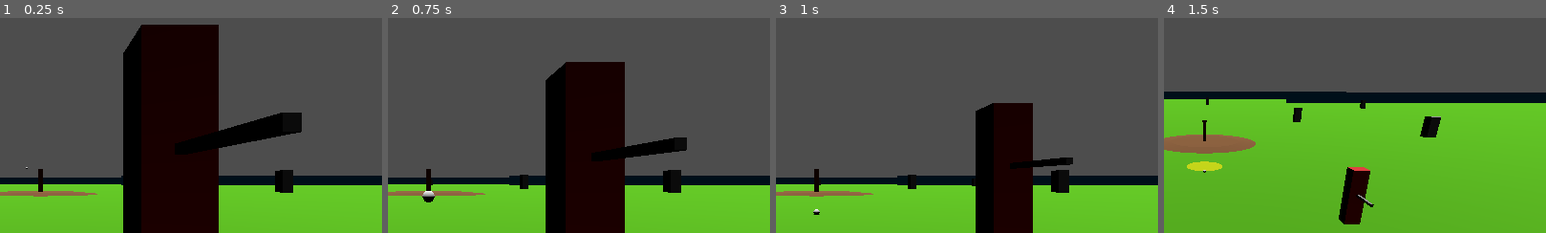
Above: before the commit, frames 1-4 (left to right).
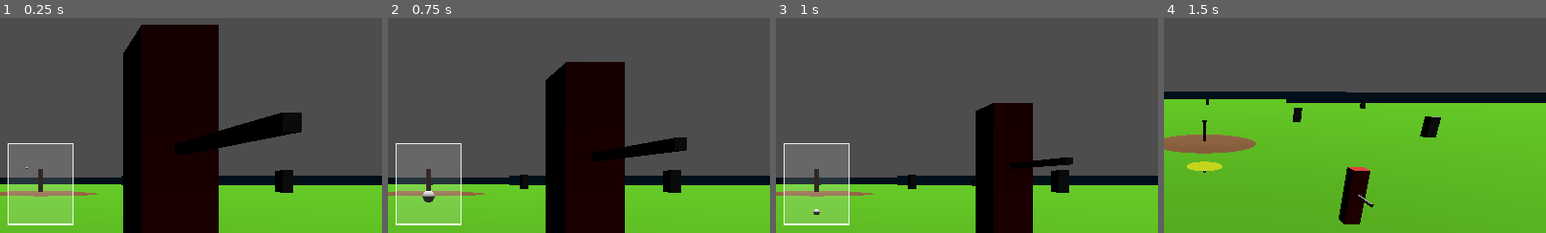
Above: after the commit, the same moments.

Repository: faintdeception/BaseballRivals_GD
Game: Godot game, scene res://gameplay/gameplay.tscn
The game is run twice, just before and just after one commit, with the same random seed, the same clock (stepped at 60 frames per second) and the same inputs.
Inputs (mouse positions are % of the whole screen's width and height, from its top left):
- Up to frame 1 (0.25 s): no input
- Up to frame 2 (0.75 s): tap Enter at 0.5 s; move the mouse to (72, 45) at 0.52 s; hold D from 0.53 s (still down); tap 1 at 0.6 s; click (72, 45) at 0.67 s
- Up to frame 3 (1 s): keep holding D; tap Space at 0.77 s
- Up to frame 4 (1.5 s): release D at 1.25 s; drag from (30, 55) to (45, 70) at 1.27 s
The pictures show only the part of the screen within x 45-95%, y 12-62%; the shares and areas given below are measured in that part.

The runs differ from the first frame. In frame 1, 6.6% of the frame differs, in the area x 2-20%, y 58-97%; in frame 2, 6.5%; in frame 3, 6.6%; in frame 4, nothing differs.

Commit message:
Implement strike zone UI and CPU targeting functionality

Diff:
--- a/gameplay/actors/batter.gd
+++ b/gameplay/actors/batter.gd
@@ -121,3 +121,11 @@
 		EventBus.ball_hit.emit(baseball)
 	else:
 		GameState.record_strike()
+
+
+## Strike zone in world space, anchored to home plate rather than the (possibly running) batter.
+func get_strike_zone() -> AABB:
+	return AABB(
+		plate_position + Vector3(-data.zone_half_width, data.zone_bottom_y, -0.1),
+		Vector3(data.zone_half_width * 2.0, data.zone_top_y - data.zone_bottom_y, 0.2)
+	)
--- a/gameplay/actors/batter_data.gd
+++ b/gameplay/actors/batter_data.gd
@@ -12,3 +12,7 @@
 @export var swing_trigger_z: float
 ## Contact launch angle in degrees. 0 = flat line drive, 30 = lazy fly, 45 = popup.
 @export var launch_angle_degrees: float = 12.0
+## Strike zone in world space, relative to home plate.
+@export var zone_half_width: float = 0.22
+@export var zone_bottom_y: float = 0.5
+@export var zone_top_y: float = 1.05
--- a/gameplay/gameplay.tscn
+++ b/gameplay/gameplay.tscn
@@ -13,6 +13,7 @@
 [ext_resource type="PackedScene" path="res://gameplay/actors/runner.tscn" id="11_runner"]
 [ext_resource type="Script" path="res://gameplay/directors/base_manager.gd" id="12_basemanager"]
 [ext_resource type="PackedScene" path="res://gameplay/ui/score_hud.tscn" id="13_scorehud"]
+[ext_resource type="PackedScene" path="res://gameplay/ui/strike_zone.tscn" id="14_strikezone"]
 
 [sub_resource type="StandardMaterial3D" id="StandardMaterial3D_aunk2"]
 albedo_color = Color(0.301783, 0.651574, 0, 1)
@@ -236,3 +237,9 @@
 [node name="DebugHit" type="Node" parent="." node_paths=PackedStringArray("baseball")]
 script = ExtResource("4_dbghit")
 baseball = NodePath("../Actors/Baseball")
+
+[node name="StrikeZone" parent="." instance=ExtResource("14_strikezone")]
+
+[node name="Zone" parent="StrikeZone" index="0" node_paths=PackedStringArray("batter_cam", "batter")]
+batter_cam = NodePath("../../Cameras/BatterCam")
+batter = NodePath("../../Actors/Batter")
--- /dev/null
+++ b/gameplay/ui/strike_zone.gd
@@ -0,0 +1,40 @@
+extends Control
+
+@export var batter_cam: Camera3D
+@export var batter: Node3D
+@export var fill_color: Color = Color(1, 1, 1, 0.15)
+@export var outline_color: Color = Color(1, 1, 1, 0.9)
+@export var outline_width: float = 2.0
+
+var _rect := Rect2()
+var _visible_zone := false
+
+
+func _process(_delta: float) -> void:
+	_visible_zone = _update_rect()
+	queue_redraw()
+
+
+# Projects the zone's 8 corners and stores their screen-space bounds. False if it can't be shown.
+func _update_rect() -> bool:
+	if batter_cam == null or batter == null or not batter_cam.current or batter.data == null:
+		return false
+	var box: AABB = batter.get_strike_zone()
+	var min_p := Vector2(INF, INF)
+	var max_p := Vector2(-INF, -INF)
+	for i in 8:
+		var corner := box.get_endpoint(i)
+		if batter_cam.is_position_behind(corner):
+			return false
+		var s := batter_cam.unproject_position(corner)
+		min_p = Vector2(minf(min_p.x, s.x), minf(min_p.y, s.y))
+		max_p = Vector2(maxf(max_p.x, s.x), maxf(max_p.y, s.y))
+	_rect = Rect2(min_p, max_p - min_p)
+	return true
+
+
+func _draw() -> void:
+	if not _visible_zone:
+		return
+	draw_rect(_rect, fill_color, true)
+	draw_rect(_rect, outline_color, false, outline_width)
--- /dev/null
+++ b/gameplay/ui/strike_zone.tscn
@@ -0,0 +1,15 @@
+[gd_scene load_steps=2 format=3]
+
+[ext_resource type="Script" path="res://gameplay/ui/strike_zone.gd" id="1_zone"]
+
+[node name="StrikeZone" type="CanvasLayer"]
+
+[node name="Zone" type="Control" parent="."]
+layout_mode = 3
+anchors_preset = 15
+anchor_right = 1.0
+anchor_bottom = 1.0
+grow_horizontal = 2
+grow_vertical = 2
+mouse_filter = 2
+script = ExtResource("1_zone")
Not shown, added: docs/strike_zone_plan.md
